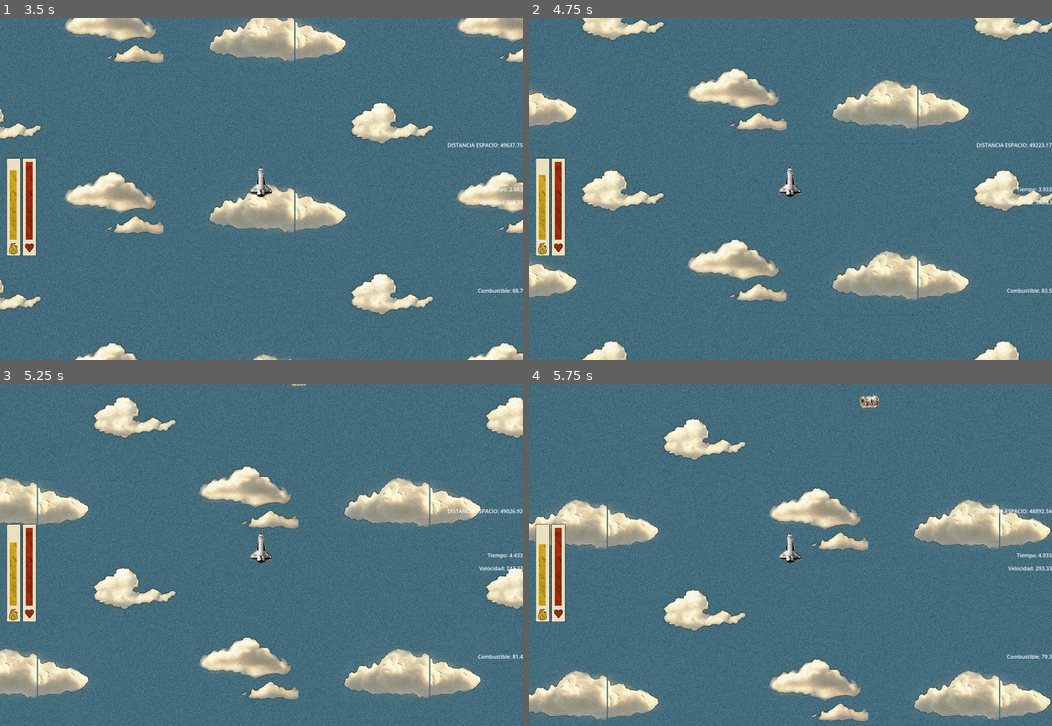
Above: before the commit, frames 1-4 (two rows, left to right).
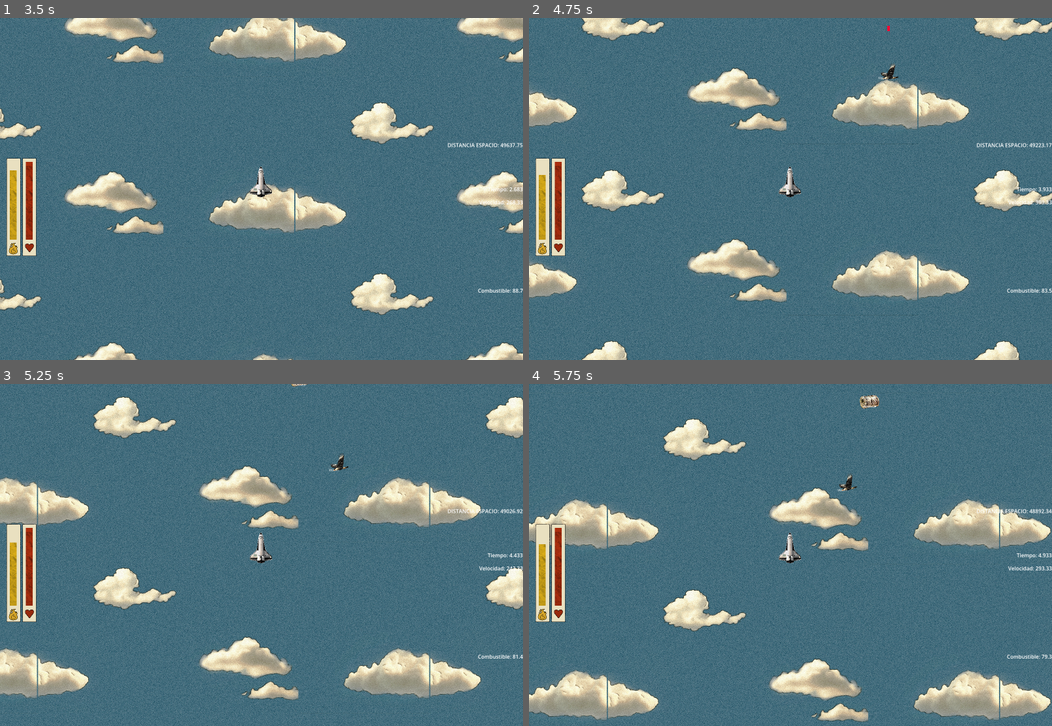
Above: after the commit, the same moments.

Repository: Brahiyan/ProyectoEtratofera
Game: Godot game, scene res://Menus/menu_principal.tscn
Same seed, same stepped clock (60 frames per second), same inputs: the game is played once before the commit and once after it.
Inputs:
- Up to frame 1 (3.5 s): tap Enter (ENTER) at 0.5, 0.8, 1.35, 2.3 s; hold D (DERECHA) 0.53-1.28 s; hold K (ABRIR_PARACAIDAS) 0.53-1.28 s; hold A (IZQUIERDA) 1.28-2.03 s; tap K (ABRIR_PARACAIDAS) at 1.55, 3.05 s; hold K (ABRIR_PARACAIDAS) 2.03-2.78 s; hold D (DERECHA) from 2.03 s (still down); tap S (BAJAR) at 2.85 s
- Up to frame 2 (4.75 s): release D (DERECHA) at 3.53 s; hold L (DISPARAR) 3.53-4.28 s; hold A (IZQUIERDA) from 3.53 s (still down); tap Enter (ENTER) at 3.8, 4.35 s; tap K (ABRIR_PARACAIDAS) at 4.55 s
- Up to frame 3 (5.25 s): keep holding A (IZQUIERDA); hold Enter (ENTER) from 5.03 s (still down); tap Space (FRENAR) at 5.1 s
- Up to frame 4 (5.75 s): keep holding A (IZQUIERDA); keep holding Enter (ENTER)

Frame 1 is identical in both runs. In frame 2, less than 0.1% of the frame differs, in the area x 66-71%, y 2-19%; in frame 3, less than 0.1%; in frame 4, less than 0.1%.

Commit message:
Implementación Delaruita Kamikaze
Se modificó gestor de enemigos, agregando un nuevo punto de spawn para el jefe.
Se hicieron modificaciones a la clase jefe.
Se implementó al delaruita kamikaze
Se conectaron las señales de gestor de juego y gestor de enemigo, para poder transicionar el nivel de manera correcta.

Diff:
--- a/Entidades/Enemigos/Jefes/duhalien.gd
+++ b/Entidades/Enemigos/Jefes/duhalien.gd
@@ -3,25 +3,30 @@
 
 @onready var rayo_laser: RayCast2D = $PathFollow2D/RayoLaser
 
+func _physics_process(delta: float) -> void:
+	super(delta)
+
+	pass
 
 func mover_path(delta: float) -> void:
-	#path_follow_2d.progress_ratio += velocidad * delta * direccion
-	#if path_follow_2d.progress_ratio >= 1.0:
-		#path_follow_2d.progress_ratio = 1.0
-		#direccion = -1
-		#atacando = false
-	#elif path_follow_2d.progress_ratio <= 0.0:
-		#path_follow_2d.progress_ratio = 0.0
-		#direccion = 1
-	var nuevo = path_follow_2d.progress_ratio + velocidad * delta * direccion
-	set_progress_ratio(nuevo)
+	var nuevo_valor = path_follow_2d.progress_ratio + velocidad * delta * direccion
+	set_progress_ratio(nuevo_valor)
 
 	if path_follow_2d.progress_ratio >= 1.0:
 		direccion = -1
-		atacando = false
 
 	elif path_follow_2d.progress_ratio <= 0.0:
 		direccion = 1
+
+func set_progress_ratio(valor: float) -> void:
+	super(valor)
+	path_follow_2d.progress_ratio = clamp(valor, 0.0, 1.0)
+	if direccion == 1:
+		if snapped(path_follow_2d.progress_ratio,0.1) == cuando_ataca:
+			threshold_alcanzado.emit()
+	elif direccion == -1:
+		if snapped(path_follow_2d.progress_ratio,0.1) == cuando_ataca:
+			threshold_alcanzado.emit()
 
 func atacar() -> void:
 	super()
@@ -36,4 +41,9 @@
 
 func _on_threshold_alcanzado() -> void:
 	super()
-	atacar()
+	if !atacando:
+		atacar()
+
+func _on_area_2d_area_entered(area: Area2D) -> void:
+	if area is Proyectil:
+		recibir_daño()
--- a/Entidades/Enemigos/Jefes/duhalien.tscn
+++ b/Entidades/Enemigos/Jefes/duhalien.tscn
@@ -13,10 +13,10 @@
 point_count = 5
 
 [sub_resource type="CircleShape2D" id="CircleShape2D_33ulx"]
-radius = 79.101204
+radius = 210.15233
 
 [node name="Duhalien" unique_id=1805702285 instance=ExtResource("1_q0bqm")]
-curve = SubResource("Curve2D_v7qui")
+curve = SubResource("Curve2D_x7qci")
 script = ExtResource("2_v7qui")
 velocidad = 0.1
 cuando_ataca = 0.5
@@ -24,14 +24,29 @@
 [node name="PathFollow2D" parent="." index="0" unique_id=752824890]
 position = Vector2(0, -2)
 
-[node name="CollisionShape2D" parent="PathFollow2D/Area2D" parent_id_path=PackedInt32Array(357048537) index="0" unique_id=684076131]
+[node name="Area2D" parent="PathFollow2D" index="0" unique_id=357048537]
+position = Vector2(0, -47)
+collision_layer = 32
+collision_mask = 17
+
+[node name="CollisionShape2D" parent="PathFollow2D/Area2D" index="0" unique_id=684076131]
 position = Vector2(0, -39)
 shape = SubResource("CircleShape2D_33ulx")
 
 [node name="Sprite2D" parent="PathFollow2D" index="1" unique_id=1237104020]
-scale = Vector2(0.203, 0.203)
+scale = Vector2(0.50699997, 0.50699997)
 texture = ExtResource("3_33ulx")
 
 [node name="RayoLaser" parent="PathFollow2D" index="2" unique_id=2136159260 instance=ExtResource("4_x7qci")]
+largo_maximo = 3000.0
+velocidad_rayo = 1500.0
+
+[node name="Line2D" parent="PathFollow2D/RayoLaser" index="0" unique_id=567617950]
+width = 60.0
+
+[node name="VisibleOnScreenEnabler2D" parent="." index="1" unique_id=1542650834]
+position = Vector2(1, 47.99994)
+
+[connection signal="area_entered" from="PathFollow2D/Area2D" to="." method="_on_area_2d_area_entered"]
 
 [editable path="PathFollow2D/RayoLaser"]
--- a/Entidades/Enemigos/Jefes/jefe.gd
+++ b/Entidades/Enemigos/Jefes/jefe.gd
@@ -3,40 +3,61 @@
 @onready var path_follow_2d: PathFollow2D = $PathFollow2D
 
 @export var velocidad: float = 0.2
+@export var velocidad_de_entrada: float = 600.0
+@export var vida: int = 10: set = _setear_vida
 @export var cuando_ataca: float = 0.3
 
+var nave_ref
 signal threshold_alcanzado
-
+signal boss_destruido
 
 var direccion: int = 1
 var atacando: bool = false
+@onready var en_pantalla: bool = false
 
 func _ready() -> void:
 	threshold_alcanzado.connect(_on_threshold_alcanzado)
-	pass
+	boss_destruido.connect(_on_boss_destruido)
 
 func _physics_process(delta: float) -> void:
-	mover_path(delta)
-	#controlar_ataque()
+	if !en_pantalla:
+		entrar_pantalla(delta)
+	else:
+		mover_path(delta)
 
 func mover_path(delta: float) -> void:
 	pass
 
 func set_progress_ratio(valor: float) -> void:
-	var anterior = path_follow_2d.progress_ratio
-	path_follow_2d.progress_ratio = clamp(valor, 0.0, 1.0)
-	if anterior < cuando_ataca and path_follow_2d.progress_ratio >= cuando_ataca:
-		threshold_alcanzado.emit()
-
-func controlar_ataque() -> void:
-	if direccion == 1 and path_follow_2d.progress_ratio >= cuando_ataca and not atacando:
-		atacar()
-		atacando = true
+	pass
 
 func atacar() -> void:
 	print("¡Atacando!")
 
+func _on_threshold_alcanzado() -> void:
+	pass
 
-func _on_threshold_alcanzado() -> void:
+func entro_en_pantalla() -> void:
+	en_pantalla = true
 
+func salio_pantalla() -> void:
+	en_pantalla = false
+
+func recibir_daño(daño:int = 1) -> void:
+	_setear_vida(-daño)
+
+func _setear_vida(cantidad: int) -> void:
+	vida += cantidad
+	print(vida)
+	if vida <= 0:
+		#ejecutar animacion de destruccion, luego emitir boss destruido
+		boss_destruido.emit()
+		pass
+
+func entrar_pantalla(delta) -> void:
+	position.y += velocidad_de_entrada * delta
+
+
+func _on_boss_destruido() -> void:
+	queue_free()
 	pass
--- a/Entidades/Enemigos/Jefes/jefe.tscn
+++ b/Entidades/Enemigos/Jefes/jefe.tscn
@@ -21,3 +21,11 @@
 
 [node name="Sprite2D" type="Sprite2D" parent="PathFollow2D" unique_id=1237104020]
 scale = Vector2(0.1, 0.1)
+
+[node name="VisibleOnScreenEnabler2D" type="VisibleOnScreenEnabler2D" parent="." unique_id=1542650834]
+position = Vector2(1, 1)
+scale = Vector2(0.1, 0.1)
+enable_node_path = NodePath("../PathFollow2D/Sprite2D")
+
+[connection signal="screen_entered" from="VisibleOnScreenEnabler2D" to="." method="entro_en_pantalla"]
+[connection signal="screen_exited" from="VisibleOnScreenEnabler2D" to="." method="salio_pantalla"]
--- /dev/null
+++ b/Entidades/Enemigos/delaruita_kamikaze.gd
@@ -0,0 +1,35 @@
+extends Enemigo
+
+var direccion_vector: Vector2 = Vector2.ZERO
+
+
+func _physics_process(delta: float) -> void:
+	if !en_pantalla:
+		entrar_pantalla()
+	elif atacando:
+		mover_hacia_player(delta)
+	else:
+		_movimiento(delta)
+	move_and_slide()
+
+func _movimiento(_delta: float):
+	velocity = Vector2.DOWN * velocidad
+
+func calcular_direccion() -> void:
+	if nave_ref:
+		direccion_vector = (nave_ref.global_position - global_position).normalized()
+
+func _on_area_deteccion_body_entered(body: Node2D) -> void:
+	if body is Nave:
+		calcular_direccion()
+		atacando = true
+
+
+func _on_area_golpe_body_entered(body: Node2D) -> void:
+	if body is Nave:
+		print("¡Impacto!")
+		body.recibir_daño(daño)
+		queue_free() # o animación de choque
+
+func mover_hacia_player(delta: float) -> void:
+	velocity += direccion_vector * velocidad_ataque * delta
--- /dev/null
+++ b/Entidades/Enemigos/delaruita_kamikaze.tscn
@@ -0,0 +1,35 @@
+[gd_scene format=3 uid="uid://bibfivounh5ip"]
+
+[ext_resource type="PackedScene" uid="uid://ccipryrybppdg" path="res://Entidades/Enemigos/enemigo.tscn" id="1_suj8e"]
+[ext_resource type="Texture2D" uid="uid://di2x7wjk4uxd" path="res://Assets/DeLaRuita 2.png" id="2_e3swx"]
+[ext_resource type="Script" uid="uid://c0bu81npfacuu" path="res://Entidades/Enemigos/delaruita_kamikaze.gd" id="2_yux4h"]
+
+[sub_resource type="CircleShape2D" id="CircleShape2D_yux4h"]
+radius = 632.2286
+
+[sub_resource type="CircleShape2D" id="CircleShape2D_xq06g"]
+radius = 45.221676
+
+[node name="DelaruitaKamikaze" unique_id=629675614 instance=ExtResource("1_suj8e")]
+collision_layer = 0
+collision_mask = 0
+script = ExtResource("2_yux4h")
+velocidad_ataque = 600.0
+
+[node name="Sprite2D" parent="." index="0" unique_id=867106894]
+scale = Vector2(0.121, 0.121)
+texture = ExtResource("2_e3swx")
+
+[node name="CollisionShape2D" parent="AreaDeteccion" parent_id_path=PackedInt32Array(293301726) index="0" unique_id=1651808778]
+shape = SubResource("CircleShape2D_yux4h")
+debug_color = Color(0.9733754, 0, 0.4378033, 0.41960785)
+
+[node name="CollisionShape2D" parent="AreaGolpe" parent_id_path=PackedInt32Array(1304774038) index="0" unique_id=1027691063]
+position = Vector2(-8, -35)
+shape = SubResource("CircleShape2D_xq06g")
+
+[node name="RayCast2D" parent="." index="5" unique_id=1119423017]
+enabled = false
+
+[connection signal="body_entered" from="AreaDeteccion" to="." method="_on_area_deteccion_body_entered"]
+[connection signal="body_entered" from="AreaGolpe" to="." method="_on_area_golpe_body_entered"]
--- a/Entidades/Enemigos/delaruita_oscilante.gd
+++ b/Entidades/Enemigos/delaruita_oscilante.gd
@@ -34,9 +34,6 @@
 	tween.tween_interval(0.1)
 	tween.tween_callback(_cambiar_destino)
 
-
-
-
 func _cambiar_destino():
 	en_punto_a = !en_punto_a
 	_iniciar_oscilacion()
--- a/Entidades/Enemigos/enemigo.gd
+++ b/Entidades/Enemigos/enemigo.gd
@@ -2,7 +2,7 @@
 
 
 signal enemigo_muerto
-
+@export var velocidad_ataque: float = 500.0
 @export var velocidad: float = 300.0 # la velocidad con la que se desplaza hacia abajo
 @export var vida_maxima: int = 3
 @export var daño: int = 1 #El daño que le hace a la nave
@@ -12,6 +12,8 @@
 @onready var area_golpe: Area2D = $AreaGolpe
 @onready var ray_cast_2d: RayCast2D = $RayCast2D
 
+var atacando: bool
+var direccion: Vector2 = Vector2.ZERO
 var en_pantalla: bool = false
 var vida_actual: int
 var nave_ref: Node2D = null
@@ -54,7 +56,7 @@
 
 
 func _physics_process(delta):
-	entrar_pantalla(delta)
+	entrar_pantalla()
 	chequear_raycast()
 	_movimiento(delta)
 	move_and_slide()
@@ -68,7 +70,7 @@
 		timer_disparo.stop()
 
 
-func entrar_pantalla(delta) -> void:
+func entrar_pantalla() -> void:
 	if !en_pantalla:
 		velocity.y = velocidad
 	else:
@@ -82,4 +84,10 @@
 
 func _on_visible_on_screen_notifier_2d_screen_entered() -> void:
 	en_pantalla = true
-	area_golpe.collision_mask = 16 #16 es la cara 5 en el bitmap.
+	area_golpe.collision_mask = 16 | 1 #16 es la cara 5 en el bitmap.
+
+
+func _on_visible_on_screen_notifier_2d_screen_exited() -> void:
+	en_pantalla = false
+	if global_position.y > nave_ref.global_position.y +200:
+		morir()
--- a/Entidades/Enemigos/enemigo.tscn
+++ b/Entidades/Enemigos/enemigo.tscn
@@ -30,3 +30,4 @@
 
 [connection signal="area_entered" from="AreaGolpe" to="." method="_on_area_golpe_area_entered"]
 [connection signal="screen_entered" from="VisibleOnScreenNotifier2D" to="." method="_on_visible_on_screen_notifier_2d_screen_entered"]
+[connection signal="screen_exited" from="VisibleOnScreenNotifier2D" to="." method="_on_visible_on_screen_notifier_2d_screen_exited"]
--- a/Entidades/Nave/nave.gd
+++ b/Entidades/Nave/nave.gd
@@ -27,11 +27,12 @@
 @export var combustible_maximo: float = 100.0
 @export var consumo_combustible: float = 0.07 #la cantidad de combustible que consume por frame
 
+@onready var animation_player: AnimationPlayer = $AnimationPlayer
+@onready var camera_2d: Camera2D = $Camera2D
+@onready var collision_polygon_2d: CollisionPolygon2D = $CollisionPolygon2D
+@onready var bolohada: Sprite2D = $Bolohada
 @onready var marker_2d: Marker2D = $Marker2D
-@onready var camera_2d: Camera2D = $Camera2D
-@onready var bolohada: Sprite2D = $Bolohada
 @onready var sprite_2d: Sprite2D = $Sprite2D
-@onready var collision_polygon_2d: CollisionPolygon2D = $CollisionPolygon2D
 
 
 var altura_inicial: float
@@ -57,9 +58,11 @@
 
 #booleanos
 var despego: bool = false
+@export var invunerable: bool = false
 var llego_zona_intermedia: bool = false
 var escudo_activo: bool = false
 var aterrizo: bool = false
+
 
 signal agarro_todos_paracaidas
 signal agarro_paracaida
@@ -178,7 +181,7 @@
 
 func aumentar_velocidad(_cantidad: float):
 	if not despego: return
-	velocidad_actual = -velocidad_maxima_turbo
+	velocidad_actual = -velocidad_maxima_turbo*3
 	velocidad_cambiada.emit(velocidad_actual)
 
 func aumentar_paracaidas() -> void:
@@ -223,7 +226,16 @@
 		desactivar_escudo()
 		#remover animacion de escudo
 		return
-	vida -= daño
+
+	if invunerable: return
+	else:
+		vida -= daño
+		activar_invuneravilidad()
+
+
+func activar_invuneravilidad() -> void:
+	invunerable = true
+	animation_player.play("invunerable")
 
 func desactivar_escudo() -> void:
 	if escudo_activo:
@@ -234,6 +246,7 @@
 	var instancia_proyectil = PROYECTIL_NAVE.instantiate()
 	get_parent().add_child(instancia_proyectil)
 	instancia_proyectil.position = marker_2d.global_position
+
 
 func cambiar_estado_espacio()-> void:
 	if estado == Estados.ASCENDIENDO:
@@ -247,7 +260,7 @@
 		estado = Estados.DESCENDIENDO
 
 func cambiar_estado_abrir_paracaidas() -> void:
-	if estado == Estados.DESCENDIENDO:
+	if estado == Estados.DESCENDIENDO and paracaidas_agarrados >= paracaidas_a_agarrar:
 		sprite_2d.rotate(deg_to_rad(180))
 		sprite_2d.texture = NAVE_PARACAIDAS
 		estado = Estados.PARACAIDAS
--- a/Entidades/Nave/nave.tscn
+++ b/Entidades/Nave/nave.tscn
@@ -5,6 +5,67 @@
 [ext_resource type="Texture2D" uid="uid://dbv1eju3dhmiw" path="res://Assets/bolohada.png" id="3_f0toj"]
 
 [sub_resource type="SpriteFrames" id="SpriteFrames_4e5bt"]
+
+[sub_resource type="Animation" id="Animation_f0toj"]
+length = 0.001
+tracks/0/type = "value"
+tracks/0/imported = false
+tracks/0/enabled = true
+tracks/0/path = NodePath("Sprite2D:visible")
+tracks/0/interp = 1
+tracks/0/loop_wrap = true
+tracks/0/keys = {
+"times": PackedFloat32Array(0),
+"transitions": PackedFloat32Array(1),
+"update": 1,
+"values": [true]
+}
+tracks/1/type = "value"
+tracks/1/imported = false
+tracks/1/enabled = true
+tracks/1/path = NodePath(".:invunerable")
+tracks/1/interp = 1
+tracks/1/loop_wrap = true
+tracks/1/keys = {
+"times": PackedFloat32Array(0),
+"transitions": PackedFloat32Array(1),
+"update": 1,
+"values": [false]
+}
+
+[sub_resource type="Animation" id="Animation_8ets7"]
+resource_name = "invunerable"
+length = 2.25
+tracks/0/type = "value"
+tracks/0/imported = false
+tracks/0/enabled = true
+tracks/0/path = NodePath("Sprite2D:visible")
+tracks/0/interp = 1
+tracks/0/loop_wrap = true
+tracks/0/keys = {
+"times": PackedFloat32Array(0, 0.25, 0.5, 0.75, 1, 1.25, 1.5, 1.75, 2, 2.25),
+"transitions": PackedFloat32Array(1, 1, 1, 1, 1, 1, 1, 1, 1, 1),
+"update": 1,
+"values": [false, true, false, true, false, true, false, true, false, true]
+}
+tracks/1/type = "value"
+tracks/1/imported = false
+tracks/1/enabled = true
+tracks/1/path = NodePath(".:invunerable")
+tracks/1/interp = 1
+tracks/1/loop_wrap = true
+tracks/1/keys = {
+"times": PackedFloat32Array(0, 2.25),
+"transitions": PackedFloat32Array(1, 1),
+"update": 1,
+"values": [true, false]
+}
+
+[sub_resource type="AnimationLibrary" id="AnimationLibrary_drgpj"]
+_data = {
+&"RESET": SubResource("Animation_f0toj"),
+&"invunerable": SubResource("Animation_8ets7")
+}
 
 [node name="Nave" type="CharacterBody2D" unique_id=1073932219]
 z_index = 100
@@ -36,4 +97,7 @@
 [node name="CollisionPolygon2D" type="CollisionPolygon2D" parent="." unique_id=707935871]
 polygon = PackedVector2Array(-70, 29, 64, 28, 22, -31, -3, -137, -30, -28)
 
+[node name="AnimationPlayer" type="AnimationPlayer" parent="." unique_id=764463663]
+libraries/ = SubResource("AnimationLibrary_drgpj")
+
 [connection signal="murio" from="." to="." method="_on_murio"]
--- a/Gestores/gestor_enemigos.gd
+++ b/Gestores/gestor_enemigos.gd
@@ -12,7 +12,11 @@
 @export var tiempo_de_spawn: float = 5.0 # El tiempo que tarda en spawnear un nuevo enemigo
 @export var nave_ref: Node2D
 @export var tiene_boss: bool = false
+
 @onready var timer_spawn: Timer = $TimerSpawn
+
+@onready var enemigos: Node2D = $PuntosSpawn/Enemigos
+@onready var boss: Node2D = $PuntosSpawn/Boss
 
 var gestor_activo: bool = false:
 	set(new_value):
@@ -26,9 +30,8 @@
 	set(nuevo_valor):
 		enemigos_spawneados = nuevo_valor
 		if enemigos_spawneados >= cantidad_enemigos :
-			timer_spawn.stop()
-			frenar_spawn_enemigos_normales = true
 
+			pass
 var frenar_spawn_enemigos_normales: bool = false
 var se_destruyeron_enemigos: bool = false
 
@@ -39,8 +42,8 @@
 			termino_etapa_espacio.emit()
 
 var cantidad_enemigos_destruidos: int
+var boss_activo: bool = false
 
-signal boss_destruido
 signal enemigos_destruidos
 signal termino_etapa_espacio
 
@@ -48,6 +51,7 @@
 	nave_ref.connect("en_espacio",activar_gestor)
 	timer_spawn.wait_time = tiempo_de_spawn
 	timer_spawn.connect("timeout",spawnear_enemigo)
+	enemigos_destruidos.connect(_on_enemigos_destruidos)
 
 func activar_gestor() -> void:
 	gestor_activo = true
@@ -73,5 +77,32 @@
 	var punto = puntos_spawn.get_children().pick_random()
 	if puntos_spawn:
 		instancia_enemigo.connect("enemigo_muerto",set_enemigos_destruidos)
-		add_child(instancia_enemigo)
+		enemigos.add_child(instancia_enemigo)
 		instancia_enemigo.global_position = punto.global_position
+
+func spawnear_boss() ->void:
+	var instancia_boss = escena_boss.instantiate()
+	instancia_boss.nave_ref = self.nave_ref
+	var punto = puntos_spawn.get_children()[0]
+	if puntos_spawn:
+		instancia_boss.connect("boss_destruido", _on_boss_destruido)
+		boss.call_deferred("add_child",instancia_boss)
+		#add_child(instancia_boss)
+		instancia_boss.global_position = punto.global_position
+		boss_activo = true
+
+
+func _on_boss_destruido() ->void:
+	#lo que tenga que pasar cuando muere boss
+	eleminar_enemigos()
+	timer_spawn.stop()
+	frenar_spawn_enemigos_normales = true
+	termino_etapa_espacio.emit()
+
+func eleminar_enemigos() -> void:
+	for e in enemigos.get_children():
+		e.queue_free()
+
+func _on_enemigos_destruidos() -> void:
+	if tiene_boss and !boss_activo:
+		spawnear_boss()
--- a/Gestores/gestor_enemigos.tscn
+++ b/Gestores/gestor_enemigos.tscn
@@ -9,10 +9,10 @@
 
 [node name="PuntosSpawn" type="Node2D" parent="." unique_id=1802981108]
 
+[node name="Marker2D2" type="Marker2D" parent="PuntosSpawn" unique_id=850199091]
+
 [node name="Marker2D" type="Marker2D" parent="PuntosSpawn" unique_id=108188318]
 position = Vector2(-200, 0)
-
-[node name="Marker2D2" type="Marker2D" parent="PuntosSpawn" unique_id=850199091]
 
 [node name="Marker2D3" type="Marker2D" parent="PuntosSpawn" unique_id=125750521]
 position = Vector2(200, 0)
@@ -22,3 +22,7 @@
 
 [node name="Marker2D5" type="Marker2D" parent="PuntosSpawn" unique_id=30368373]
 position = Vector2(400, 0)
+
+[node name="Enemigos" type="Node2D" parent="PuntosSpawn" unique_id=114480992]
+
+[node name="Boss" type="Node2D" parent="PuntosSpawn" unique_id=1753881695]
--- a/Gestores/gestor_juego.gd
+++ b/Gestores/gestor_juego.gd
@@ -64,7 +64,8 @@
 	zona_llegada_espacio.body_entered.connect(_on_zona_llegada_espacio_body_entered)
 	spawn_items.connect("timeout",_on_spawn_items_timeout)
 	barra_descenso.max_value = abs(nave.global_position.y - zona_aterrizaje.global_position.y)
-	gestor_enemigos.connect("enemigos_destruidos",_on_enemigos_destruidos)
+	#gestor_enemigos.connect("enemigos_destruidos",_on_enemigos_destruidos)
+	gestor_enemigos.connect("termino_etapa_espacio", _on_termino_etapa_espacio)
 	activar_power_ups()
 
 func _process(delta: float) -> void:
@@ -148,7 +149,7 @@
 func _on_juego_terminado():
 	if not juego_activo:
 		return
-	if nave.velocidad_actual > 500:
+	if nave.velocidad_actual > 500: #cambiar por variable luego
 		nave.destruir_nave()
 	else:
 		print("Juego terminado! Tiempo final: ", nave.tiempo_acumulado)
@@ -156,17 +157,20 @@
 		game_over.show()
 	juego_activo = false
 
-func _on_boss_destruido() -> void:
+#func _on_boss_destruido() -> void:
+	#nave.cambiar_estado_descenso()
+	#nave.frenar_en_seco()
+	#activar_paracaidas()
+	#activar_barra_descenso()
+	#spawn_items.start()
 
-	pass
+func _on_termino_etapa_espacio() -> void:
+	nave.cambiar_estado_descenso()
+	nave.frenar_en_seco()
+	activar_paracaidas()
+	activar_barra_descenso()
+	spawn_items.start()
 
-func _on_enemigos_destruidos() -> void:
-	if gestor_enemigos.tiene_boss == false:
-		nave.cambiar_estado_descenso()
-		nave.frenar_en_seco()
-		activar_paracaidas()
-		activar_barra_descenso()
-		spawn_items.start()
 
 func _on_agarro_paracaidas() -> void:
 	barra_paracaidas.value += 1
--- a/Niveles/nivel.gd
+++ b/Niveles/nivel.gd
@@ -14,10 +14,15 @@
 #que siempre el combustible y todo aparezca en el mismo lugar
 
 func _ready() -> void:
-	gestor_enemigos.connect("enemigos_destruidos",activar_animacion_descenso)
+	if gestor_enemigos.tiene_boss:
+		gestor_enemigos.connect("termino_etapa_espacio", activar_animacion_descenso)
+	else:
+		gestor_enemigos.connect("enemigos_destruidos",activar_animacion_descenso)
 	nave.connect("en_espacio", activar_animacion_espacio)
 	nave.connect("en_descenso", activar_animacion_descenso)
 	nave.connect("aterrizado", activar_animacion_aterrizaje)
+
+
 func _physics_process(_delta: float) -> void:
 	parallax_2d_izquierda.autoscroll.y = -nave.velocidad_actual
 	parallax_2d_derecha.autoscroll.y = -nave.velocidad_actual
--- a/Niveles/nivel_1.tscn
+++ b/Niveles/nivel_1.tscn
@@ -7,7 +7,10 @@
 [ext_resource type="PackedScene" uid="uid://cvw4erq4nvxs1" path="res://Spawneables/Obstáculos/carancho.tscn" id="5_sgxf1"]
 [ext_resource type="PackedScene" uid="uid://cgrop1gjp4um5" path="res://Spawneables/PowerUps/power_up.tscn" id="5_yx6ie"]
 [ext_resource type="PackedScene" uid="uid://cpvuegn50wg0p" path="res://Spawneables/Obstáculos/carancho_2.tscn" id="6_welvf"]
+[ext_resource type="PackedScene" uid="uid://cjh5u5hpw3hqu" path="res://Entidades/Enemigos/Jefes/duhalien.tscn" id="7_4r1lh"]
 [ext_resource type="PackedScene" uid="uid://bpinwnbo5siye" path="res://Spawneables/paracaidas.tscn" id="7_sgxf1"]
+[ext_resource type="PackedScene" uid="uid://dsg354o3to4fd" path="res://Entidades/Enemigos/delaruita_oscilante.tscn" id="8_m401e"]
+[ext_resource type="PackedScene" uid="uid://bibfivounh5ip" path="res://Entidades/Enemigos/delaruita_kamikaze.tscn" id="9_akywv"]
 
 [sub_resource type="RectangleShape2D" id="RectangleShape2D_uxbn3"]
 size = Vector2(2522, 20)
@@ -50,8 +53,11 @@
 
 [node name="GestorEnemigos" parent="." index="8" unique_id=503563313]
 position = Vector2(0, -2065)
-cantidad_enemigos = 20
+cantidad_enemigos = 15
+escena_boss = ExtResource("7_4r1lh")
+escenas_enemigos = Array[PackedScene]([ExtResource("8_m401e"), ExtResource("9_akywv")])
 tiempo_de_spawn = 3.0
+tiene_boss = true
 
 [node name="ZonaAterrizaje" parent="." index="9" unique_id=548279063]
 position = Vector2(0, 40000)
--- a/Spawneables/Obstáculos/obstaculos.gd
+++ b/Spawneables/Obstáculos/obstaculos.gd
@@ -13,7 +13,7 @@
 
 @onready var path_follow_2d: PathFollow2D = $PathFollow2D
 @onready var sprite_2d: Sprite2D = $PathFollow2D/Sprite2D
-@onready var velocidad_caida
+@onready var velocidad_caida: float= 0.0
 
 func _ready():
 	if global_position.x > 0:
--- a/Spawneables/Proyectiles/proyectil_nave.tscn
+++ b/Spawneables/Proyectiles/proyectil_nave.tscn
@@ -7,6 +7,7 @@
 size = Vector2(14, 26)
 
 [node name="ProyectilNave" unique_id=1154873595 instance=ExtResource("1_3v6b0")]
+velocidad = 700.0
 
 [node name="CollisionShape2D" parent="." index="0" unique_id=1138613342]
 position = Vector2(0, -3)
--- a/Spawneables/Proyectiles/rayo_laser.tscn
+++ b/Spawneables/Proyectiles/rayo_laser.tscn
@@ -3,6 +3,7 @@
 [ext_resource type="Script" uid="uid://c2112s2y53we0" path="res://rayo_laser.gd" id="1_rdg8d"]
 
 [node name="RayoLaser" type="RayCast2D" unique_id=2136159260]
+collide_with_areas = true
 script = ExtResource("1_rdg8d")
 
 [node name="Line2D" type="Line2D" parent="." unique_id=567617950]
--- a/rayo_laser.gd
+++ b/rayo_laser.gd
@@ -2,32 +2,39 @@
 
 @onready var line_2d: Line2D = $Line2D
 
-@export var max_length: float = 800.0
-@export var growth_speed: float = 1200.0
+@export var largo_maximo: float = 1000.0
+@export var velocidad_rayo: float = 1200.0
 
 var activo: bool
-var current_length := 0.0
+var largo_actual := 0.0
 
-
-func _process(delta):
+func _physics_process(delta):
 	if !activo: return
 
-	current_length += growth_speed * delta
-	current_length = min(current_length, max_length)
+	largo_actual += velocidad_rayo * delta
+	largo_actual = min(largo_actual, largo_maximo)
 
-	target_position = Vector2(0, current_length)
+	target_position = Vector2(0, largo_actual)
 	force_raycast_update()
 
 	var end_point: Vector2
 	if self.is_colliding():
-		end_point = to_local(get_collision_point())
+		chequear_colision()
+		end_point = target_position
+
+		#end_point = to_local(get_collision_point())
 	else:
 		end_point = target_position
 	line_2d.points = [Vector2.ZERO, end_point]
 
 
+func chequear_colision() -> void:
+	var objeto_colisionado = get_collider()
+	if objeto_colisionado is Nave:
+		objeto_colisionado.recibir_daño(1)
+
 func activar_laser() ->void:
-	current_length = 0.0
+	largo_actual = 0.0
 	enabled = true
 	activo = true
 
Not shown: 1 places in Entidades/Enemigos/Jefes/duhalien.tscn that only renumber resources
Not shown, added: Entidades/Enemigos/delaruita_kamikaze.gd.uid
